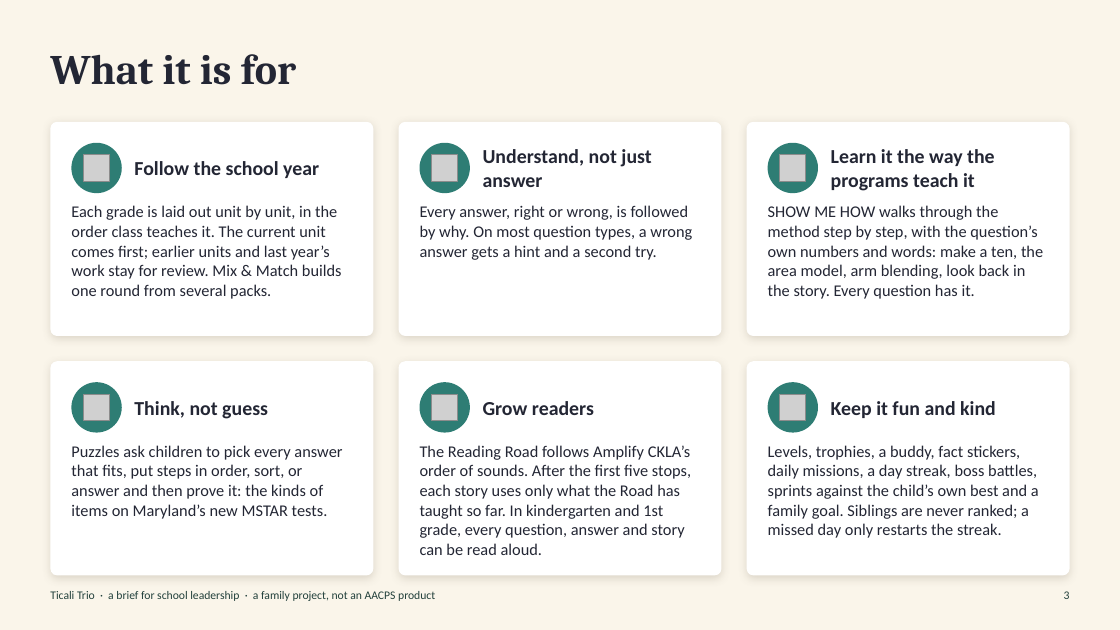
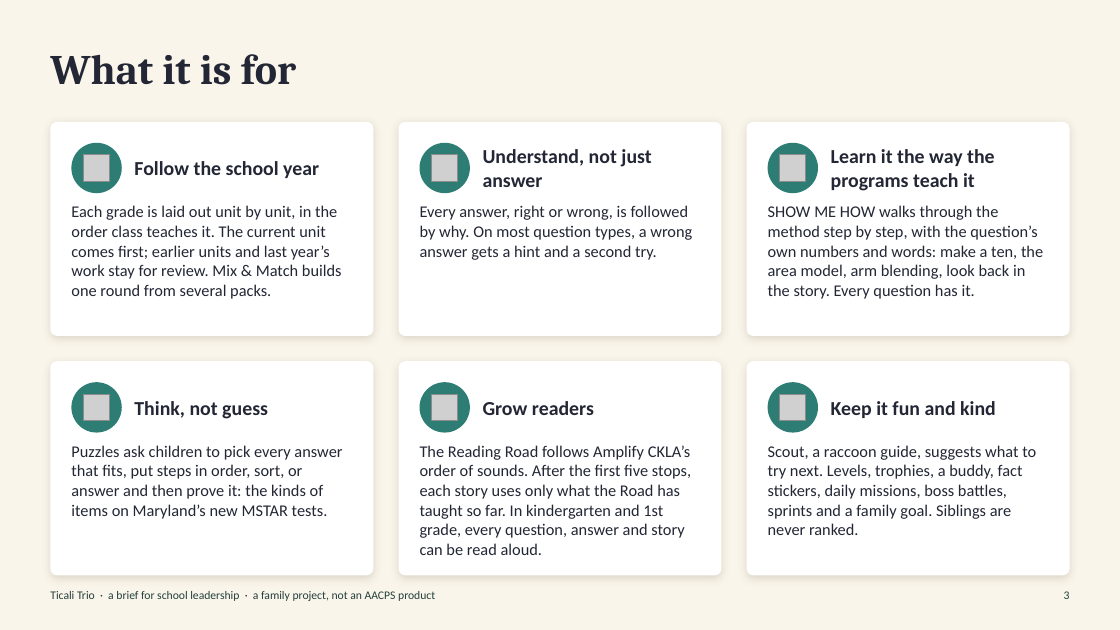
Before and after one commit to nicholasticali/Ticali-trio-education-game, a slide deck: slide 3 of for-school/Ticali_Trio_Brief.pptx. Drawn at 1120x630 pixels with LibreOffice and Linux fonts; fonts in the diff are those of the drawing; grey boxes stand for pictures. Boxes give left, top, right and bottom in pixels: in the first picture for what was removed or moved away, otherwise in the second. Text is boxed around its words. In the diff, an @@ line names an element or a change of style, - is before the commit and + after.

```diff
--- a/for-school/Ticali_Trio_Brief.pptx
+++ b/for-school/Ticali_Trio_Brief.pptx
@@ text at (768, 445, 1036, 535): text changed @@
-Levels, trophies, a buddy, fact stickers, daily missions, a day streak, boss battles, sprints against the child’s own best and a family goal. Siblings are never ranked; a missed day only restarts the streak.
+Scout, a raccoon guide, suggests what to try next. Levels, trophies, a buddy, fact stickers, daily missions, boss battles, sprints and a family goal. Siblings are never ranked.
```
Also in this commit, not shown: 1 other slide changed, 7 other files.
